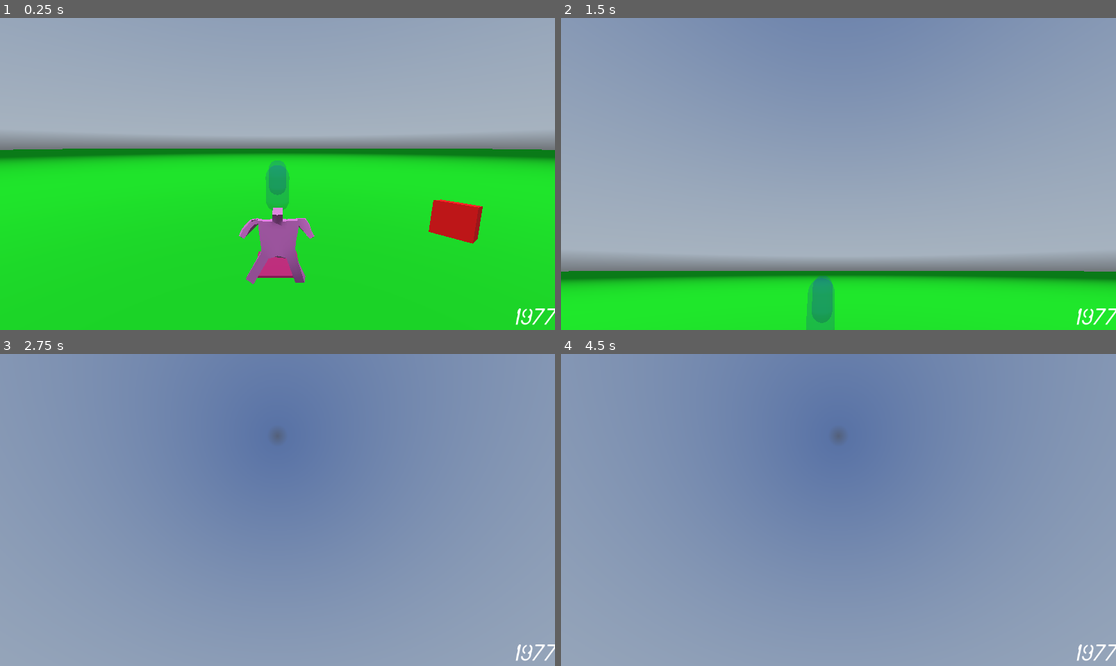
Above: before the commit, frames 1-4 (two rows, left to right).
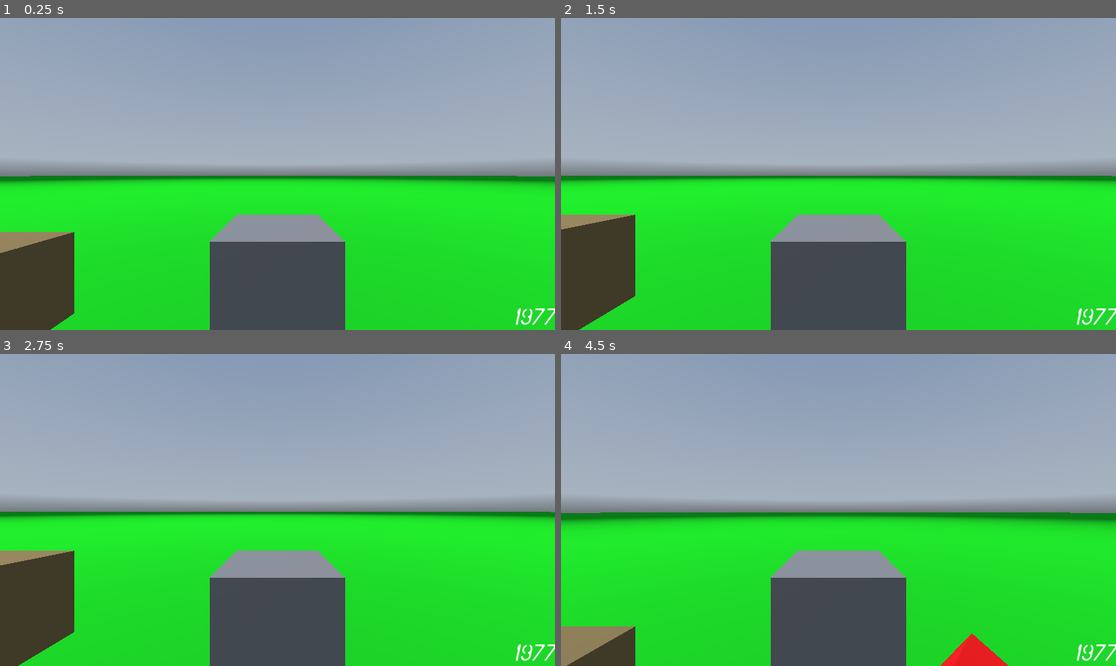
Above: after the commit, the same moments.

Repository: dktr0/dktr0-godot-playground
Game: Godot game, scene res://game.tscn
The game is run twice, just before and just after one commit, with the same random seed, the same clock (stepped at 60 frames per second) and the same inputs. A sky picture missing from this copy of the repository is replaced by a grey-blue gradient.
Inputs (mouse positions are in pixels of both pictures, inside the frame that each line leads up to):
- Up to frame 1 (0.25 s): no input
- Up to frame 2 (1.5 s): tap Enter (ui_accept) at 0.5 s; move the mouse to (866, 174) at 0.52 s; hold W (forward) from 0.53 s (still down); click (866, 174) at 0.6 s; tap Space (jump) at 0.77 s; move the mouse to (810, 174) at 1.27 s; click (810, 174) at 1.35 s
- Up to frame 3 (2.75 s): keep holding W (forward); tap Space (jump) at 1.52 s; move the mouse to (288, 503) at 2.02 s; click (288, 503) at 2.1 s
- Up to frame 4 (4.5 s): keep holding W (forward); tap Enter (ui_accept) at 2.75 s; move the mouse to (832, 516) at 2.77 s; click (832, 516) at 2.85 s; tap Space (jump) at 3.02, 3.77 s; move the mouse to (877, 513) at 3.52 s; click (877, 513) at 3.6 s; move the mouse to (794, 506) at 4.27 s; click (794, 506) at 4.35 s

The runs differ from the first frame. In frame 1, 28% of the frame differs, in the area x 0-100%, y 38-100%; in frame 2, 42%; in frame 3, 89%; in frame 4, 89%, in the area x 0-100%, y 0-100%.

Commit message:
20250206

Diff:
--- /dev/null
+++ b/box.gd
@@ -0,0 +1,12 @@
+extends StaticBody3D
+
+func _on_input_event(camera, event, event_position, normal, shape_idx):
+	print("here")
+	if event.is_action_pressed("left_click"):
+		print("clicked");
+
+func _on_mouse_entered():
+	print("mouse entered");
+
+func _on_mouse_exited():
+	print("mouse exited");
--- a/box.tscn
+++ b/box.tscn
@@ -1,4 +1,6 @@
-[gd_scene load_steps=4 format=3 uid="uid://hac700oot0v3"]
+[gd_scene load_steps=5 format=3 uid="uid://hac700oot0v3"]
+
+[ext_resource type="Script" path="res://box.gd" id="1_jr25r"]
 
 [sub_resource type="BoxShape3D" id="BoxShape3D_c22qj"]
 
@@ -8,6 +10,7 @@
 albedo_color = Color(0.571788, 0.485106, 0.30258, 1)
 
 [node name="Box" type="StaticBody3D"]
+script = ExtResource("1_jr25r")
 
 [node name="CollisionShape3D" type="CollisionShape3D" parent="."]
 shape = SubResource("BoxShape3D_c22qj")
@@ -15,3 +18,7 @@
 [node name="MeshInstance3D" type="MeshInstance3D" parent="."]
 mesh = SubResource("BoxMesh_1rruk")
 surface_material_override/0 = SubResource("StandardMaterial3D_l5vh5")
+
+[connection signal="input_event" from="." to="." method="_on_input_event"]
+[connection signal="mouse_entered" from="." to="." method="_on_mouse_entered"]
+[connection signal="mouse_exited" from="." to="." method="_on_mouse_exited"]
--- /dev/null
+++ b/choice2.tscn
@@ -0,0 +1,74 @@
+[gd_scene load_steps=2 format=3 uid="uid://cq1cyyf636kw6"]
+
+[ext_resource type="Script" path="res://choice_2.gd" id="1_4oj7l"]
+
+[node name="Choice2" type="Control"]
+layout_mode = 3
+anchors_preset = 15
+anchor_right = 1.0
+anchor_bottom = 1.0
+grow_horizontal = 2
+grow_vertical = 2
+script = ExtResource("1_4oj7l")
+
+[node name="Panel" type="Panel" parent="."]
+layout_mode = 1
+anchors_preset = -1
+anchor_left = 0.1
+anchor_top = 0.4
+anchor_right = 0.9
+anchor_bottom = 0.6
+offset_right = 40.0
+offset_bottom = 40.0
+
+[node name="RichTextLabel" type="RichTextLabel" parent="Panel"]
+layout_mode = 1
+anchors_preset = -1
+anchor_left = 0.1
+anchor_top = 0.1
+anchor_right = 0.9
+anchor_bottom = 0.7
+offset_right = 40.0
+offset_bottom = 40.0
+text = "This is some awesome dialogue that I want the player to consider before pressing okay... This is some awesome dialogue that I want the player to consider before pressing okay... This is some awesome dialogue that I want the player to consider before pressing okay..."
+
+[node name="FirstButton" type="Button" parent="Panel"]
+layout_mode = 1
+anchors_preset = -1
+anchor_left = 0.5
+anchor_top = 0.8
+anchor_right = 0.5
+anchor_bottom = 0.9
+offset_left = -384.0
+offset_top = -42.88
+offset_right = -95.0
+offset_bottom = -1.84001
+grow_horizontal = 2
+grow_vertical = 0
+focus_neighbor_right = NodePath("../SecondButton")
+focus_next = NodePath("../SecondButton")
+focus_previous = NodePath("../SecondButton")
+text = "Okay"
+
+[node name="SecondButton" type="Button" parent="Panel"]
+layout_mode = 1
+anchors_preset = -1
+anchor_left = 0.5
+anchor_top = 0.617
+anchor_right = 0.5
+anchor_bottom = 0.9
+offset_left = 152.0
+offset_top = -15.8432
+offset_right = 404.0
+offset_bottom = -5.84001
+grow_horizontal = 2
+grow_vertical = 0
+focus_neighbor_left = NodePath("../FirstButton")
+focus_next = NodePath("../FirstButton")
+focus_previous = NodePath(".")
+text = "Okay"
+
+[connection signal="focus_entered" from="Panel/FirstButton" to="." method="_on_first_button_focus_entered"]
+[connection signal="pressed" from="Panel/FirstButton" to="." method="_on_first_button_pressed"]
+[connection signal="focus_entered" from="Panel/SecondButton" to="." method="_on_second_button_focus_entered"]
+[connection signal="pressed" from="Panel/SecondButton" to="." method="_on_second_button_pressed"]
--- /dev/null
+++ b/choice_2.gd
@@ -0,0 +1,23 @@
+extends Control
+
+var callback : Callable;
+
+func setup(t : String, c0 : String, c1 : String, cb : Callable = Callable()):
+	$Panel/RichTextLabel.text = t;
+	$Panel/FirstButton.text = c0;
+	$Panel/SecondButton.text = c1;
+	callback = cb;
+
+func _ready():
+	$Panel/FirstButton.grab_focus();
+
+func dismiss(n : int):
+	if !callback.is_null():
+		callback.call(n);
+	queue_free();
+
+func _on_first_button_pressed():
+	dismiss(0);
+
+func _on_second_button_pressed():
+	dismiss(1);
--- a/game.tscn
+++ b/game.tscn
@@ -5,9 +5,9 @@
 [ext_resource type="PackedScene" uid="uid://duhka8g603lwo" path="res://trampoline.tscn" id="4_pko4q"]
 [ext_resource type="PackedScene" uid="uid://dg2m2oboms32x" path="res://teleporter.tscn" id="5_34mee"]
 [ext_resource type="PackedScene" uid="uid://1nq77wk18c46" path="res://weird-shape.glb" id="6_il1hv"]
-[ext_resource type="PackedScene" uid="uid://8fgyxb2esrdh" path="res://playerFirstPerson.tscn" id="6_riv0f"]
 [ext_resource type="Texture2D" uid="uid://o0mroq1g8gdi" path="res://skybox.exr" id="7_qvnh7"]
 [ext_resource type="PackedScene" uid="uid://bt2xrutu0s3j3" path="res://follower.tscn" id="8_afel8"]
+[ext_resource type="PackedScene" uid="uid://cqsrt2goiuj8h" path="res://player.tscn" id="8_e2aaa"]
 
 [sub_resource type="BoxShape3D" id="BoxShape3D_gmoi7"]
 size = Vector3(400, 1, 400)
@@ -86,10 +86,8 @@
 "teleport2": SubResource("Animation_4jfu0")
 }
 
-[sub_resource type="Animation" id="Animation_ag400"]
-resource_name = "new_animation"
-length = 5.0
-loop_mode = 1
+[sub_resource type="Animation" id="Animation_v5s1p"]
+length = 0.001
 tracks/0/type = "value"
 tracks/0/imported = false
 tracks/0/enabled = true
@@ -103,8 +101,10 @@
 "values": [Vector3(14, 1, 0)]
 }
 
-[sub_resource type="Animation" id="Animation_v5s1p"]
-length = 0.001
+[sub_resource type="Animation" id="Animation_ag400"]
+resource_name = "new_animation"
+length = 5.0
+loop_mode = 1
 tracks/0/type = "value"
 tracks/0/imported = false
 tracks/0/enabled = true
@@ -185,11 +185,14 @@
 [node name="weird-shape" parent="." instance=ExtResource("6_il1hv")]
 transform = Transform3D(1, 0, 0, 0, 1, 0, 0, 0, 1, -8, 0, 0)
 
-[node name="Player" parent="." instance=ExtResource("6_riv0f")]
-transform = Transform3D(1.19249e-08, 0, -1, 0, 1, 0, 1, 0, 1.19249e-08, 4, 2, 0)
-
 [node name="WorldEnvironment" type="WorldEnvironment" parent="."]
 environment = SubResource("Environment_ny0bm")
 
 [node name="Follower" parent="." instance=ExtResource("8_afel8")]
 transform = Transform3D(1, 0, 0, 0, 1, 0, 0, 0, 1, 8.55679, 0.622557, 5.54562)
+
+[node name="Player" parent="." instance=ExtResource("8_e2aaa")]
+transform = Transform3D(1, 0, 0, 0, 1, 0, 0, 0, 1, 3, 1, 0)
+
+[node name="Camera3D" type="Camera3D" parent="Player"]
+transform = Transform3D(1, 0, 0, 0, 1, 0, 0, 0, 1, 0, 1, 2)
--- /dev/null
+++ b/new_style_box_flat.tres
@@ -0,0 +1,5 @@
+[gd_resource type="StyleBoxFlat" format=3 uid="uid://b1ugni0cknf0t"]
+
+[resource]
+bg_color = Color(0.87512, 0.486914, 0.0710933, 1)
+border_color = Color(0.963695, 0.778416, 0, 1)
--- /dev/null
+++ b/popup.gd
@@ -0,0 +1,15 @@
+extends Control
+
+var callback : Callable;
+
+func setup(t : String, cb : Callable = Callable()):
+	$Panel/RichTextLabel.text = t;
+	callback = cb;
+
+func _ready():
+	$Panel/Button.grab_focus();
+
+func _on_button_pressed():
+	if !callback.is_null():
+		callback.call();
+	queue_free();
--- /dev/null
+++ b/popup.tscn
@@ -0,0 +1,49 @@
+[gd_scene load_steps=2 format=3 uid="uid://8p4rvs7q54b0"]
+
+[ext_resource type="Script" path="res://popup.gd" id="1_y8h5m"]
+
+[node name="Popup" type="Control"]
+layout_mode = 3
+anchors_preset = 15
+anchor_right = 1.0
+anchor_bottom = 1.0
+grow_horizontal = 2
+grow_vertical = 2
+script = ExtResource("1_y8h5m")
+
+[node name="Panel" type="Panel" parent="."]
+layout_mode = 1
+anchors_preset = -1
+anchor_left = 0.1
+anchor_top = 0.4
+anchor_right = 0.9
+anchor_bottom = 0.6
+offset_right = 40.0
+offset_bottom = 40.0
+
+[node name="RichTextLabel" type="RichTextLabel" parent="Panel"]
+layout_mode = 1
+anchors_preset = -1
+anchor_left = 0.1
+anchor_top = 0.1
+anchor_right = 0.9
+anchor_bottom = 0.7
+offset_right = 40.0
+offset_bottom = 40.0
+text = "This is some awesome dialogue that I want the player to consider before pressing okay... This is some awesome dialogue that I want the player to consider before pressing okay... This is some awesome dialogue that I want the player to consider before pressing okay..."
+
+[node name="Button" type="Button" parent="Panel"]
+layout_mode = 1
+anchors_preset = -1
+anchor_left = 0.5
+anchor_top = 0.8
+anchor_right = 0.5
+anchor_bottom = 0.9
+offset_left = -24.0
+offset_top = -31.0
+offset_right = 24.0
+grow_horizontal = 2
+grow_vertical = 0
+text = "Okay"
+
+[connection signal="pressed" from="Panel/Button" to="." method="_on_button_pressed"]
--- a/project.godot
+++ b/project.godot
@@ -40,12 +40,6 @@
 , Object(InputEventKey,"resource_local_to_scene":false,"resource_name":"","device":-1,"window_id":0,"alt_pressed":false …(182 unchanged characters)…
 ]
 }
-fire={
-"deadzone": 0.5,
-"events": [Object(InputEventMouseButton,"resource_local_to_scene":false,"resource_name":"","device":-1,"window_id":0,"alt_pressed":false,"shift_pressed":false,"ctrl_pressed":false,"meta_pressed":false,"button_mask":1,"position":Vector2(267, 24),"global_position":Vector2(276, 70),"factor":1.0,"button_index":1,"canceled":false,"pressed":true,"double_click":false,"script":null)
-, Object(InputEventKey,"resource_local_to_scene":false,"resource_name":"","device":-1,"window_id":0,"alt_pressed":false,"shift_pressed":false,"ctrl_pressed":false,"meta_pressed":false,"pressed":false,"keycode":0,"physical_keycode":4194306,"key_label":0,"unicode":0,"location":0,"echo":false,"script":null)
-]
-}
 forward={
 "deadzone": 0.5,
 "events": [Object(InputEventJoypadMotion,"resource_local_to_scene":false,"resource_name":"","device":-1,"axis":1,"axis_value":-1.0,"script":null)
--- /dev/null
+++ b/test.gd
@@ -0,0 +1,26 @@
+extends Node3D
+
+@onready var popupScene = preload("res://popup.tscn");
+@onready var choice2Scene = preload("res://choice2.tscn");
+
+func popup(t : String, cb : Callable = Callable()):
+	var popup = popupScene.instantiate();
+	popup.setup(t,cb);
+	add_child(popup);
+
+func choice2(t : String, c0 : String, c1 : String, cb : Callable = Callable()):
+	var choice2 = choice2Scene.instantiate();
+	choice2.setup(t,c0,c1,cb);
+	add_child(choice2);
+
+func _ready():
+	popup("This is some awesome text that I want to share with the player.",Callable(self,"followup1"));
+
+func followup1():
+	choice2("Now I am present a choice. Do you want to go left or go right?","Left","Right",Callable(self,"followup2"));
+
+func followup2(n : int):
+	if n == 0:
+		print("the player selected left");
+	else:
+		print("the player selected right");
--- /dev/null
+++ b/test.tscn
@@ -0,0 +1,6 @@
+[gd_scene load_steps=2 format=3 uid="uid://dnjhu5eklvw7s"]
+
+[ext_resource type="Script" path="res://test.gd" id="1_0rtwc"]
+
+[node name="test" type="Node3D"]
+script = ExtResource("1_0rtwc")
